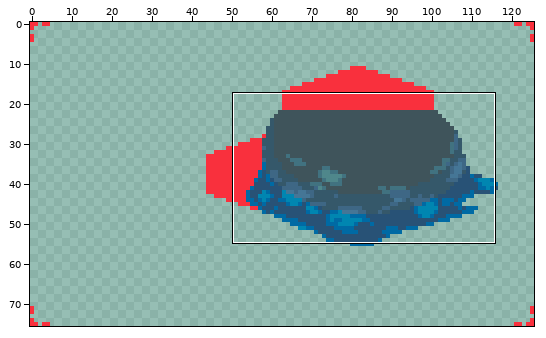
One commit to this pixel-art file: graphics_work_files/tile art/shore-walls-right2.aseprite. Above, an overview of the earlier version with the close-up marked.
Close-up. Old version:
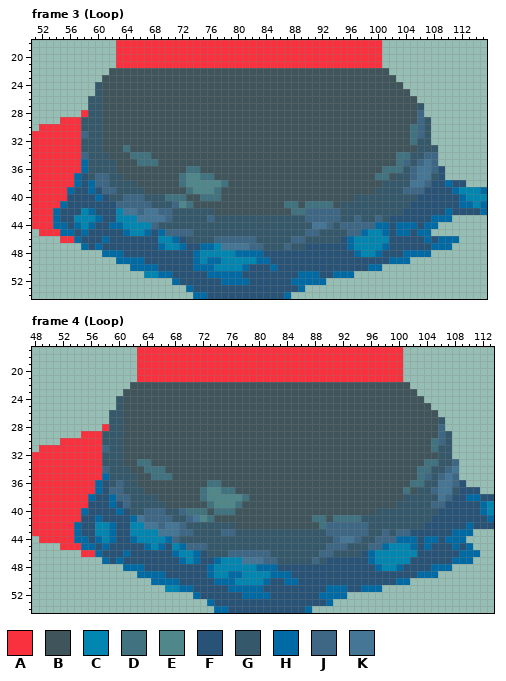
126x76 pixels, 4 frames. Colours within 5 levels of each other are drawn and written as one. Shown: frame 3 (Loop): x 51..115, y 18..54; frame 4 (Loop): x 48..113, y 17..54. The commit also changed other frames or places, which this record leaves out.
Palette (. is transparent): A #f9303d  B #3f545b  C #0086b1  D #417280  E #4f878b  F #285276  G #35586a  H #006aa4  J #3e6785  K #457696
New version:
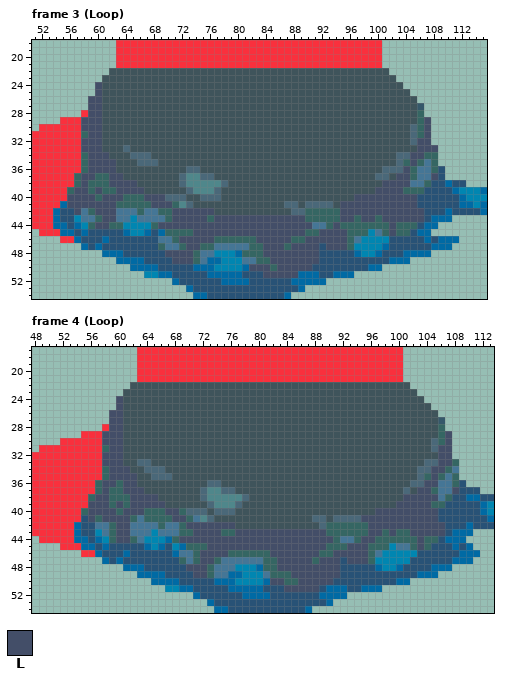
Colours new in this view: L #434e68
The commit says: Recolored the shore walls to have a better gradient.
Change:
colour D: #417280 -> #4a6879
colour J: #3e6785 -> #356663
Changed rows in their new state; - is a pixel that keeps its letter.
Frame 3 (Loop), layer "Layer":
first column x 56:
24 ----L------------------------------------------------
25 ----L------------------------------------------------
26 ---LL------------------------------------------------
27 ---LL------------------------------------------------
28 ---LL------------------------------------------------
29 --LLL----------------------------------------------L-
30 --LLL----------------------------------------------L-
31 ---LL----------------------------------------------L-
32 --LLL---------------------------------------------LL-
33 --LLL---------------------------------------------LLL
34 ---LLL-------------------------------------------LL--
35 --JLLLL------------------------------------------L---
36 --JLLLL-----------------------------------------L----
37 -JLL--LL---------------------------------------LL---L
38 -JLJ--LLLL-----------------------------------LLLL----
39 JLLJL--LLLL---------------------------------LLLL-----
40 LLLLJLLL---LLL---------------------------LLLLLLLLL---
41 LLLLLLL-----LLL------------------------LLLLLLLLLLL---
42 -LKJLLLK-------LLLLLL------------------LLLLLLLLLLLL--
43 --KKJLLKK------LLLLL-LLLLLLLLLLLLL-----LL-LL-LLLLLL--
44 ---JLLJJ-----LLLLLLLLLLLLLLLLLLLLLL---L-----JJLJJJ---
45 ------------------LLLLLLLLLLLLLLLL--LLLL--J-KJLJJ----
46 -------------KKJLLLLL------LLLLL--LLLLLLJK-----------
47 -------------JKKJLLJJK------LLL-LLLL-LLLJ------------
48 --------------LLLLJKK----JJJLLLLLLLL-----------------
49 ---------------LLLJK-----KKJJLLLLLLL-----------------
50 --------------------------LLLJLLLLL------------------
51 ----------------------------LLLLL--------------------
Frame 4 (Loop), layer "Layer":
first column x 55:
24 -----L------------------------------------------------
25 -----L------------------------------------------------
26 ----LL------------------------------------------------
27 ----LL------------------------------------------------
28 ----LL------------------------------------------------
29 ---LLL----------------------------------------------L-
30 ---LLL----------------------------------------------L-
31 ----LL---------------------------------------------LL-
32 ---LLL---------------------------------------------LL-
33 ---LLL---------------------------------------------LL-
34 ----LLL-------------------------------------------LL--
35 ---JLLLL------------------------------------------L---
36 --JLL-LL-----------------------------------------LL---
37 --JL--LLL---------------------------------------LL---L
38 -JLLJ--LLLL-----------------------------------LLLLL---
39 -LLLJL-LLLLL---------------------------------LLLLL----
40 JLLLLJLLL---LL----------------------------LLLLLLLLL---
41 -LJLLLLJ-----LL-------------------------LLLLLLLLLLL---
42 --KKJLLKK------LLLLLLL-------------------LLLLLLLLLLL--
43 ---KJLLKKK------LLLL--LLLLLLLLLLLLL------LL-L--LLLLL--
44 ----JLLJK-----LLLLLLLLLLLLLLLLLLLLLL----LL---JJJLJJ---
45 ------------------LLLLLLLLLLLLLLLLL---LLL--J-KKJLJ----
46 --------------KKJLLLL------LLLLLLL--LLLLLJK-----------
47 --------------JKJLLJKKK-----LLLLL-LLL-LLLJ------------
48 ---------------LLLJKKK----JJLLLLLLLLL-----------------
49 ----------------LLJKK-----KJJJLLLLLLL-----------------
50 ---------------------------LLJJLLLLL------------------
51 -----------------------------LLLLL--------------------
